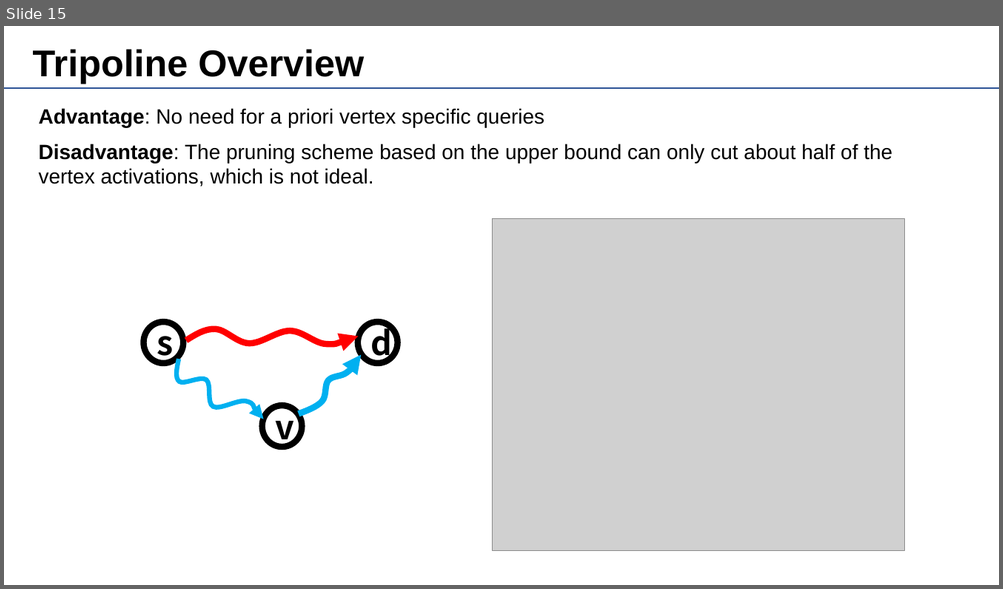
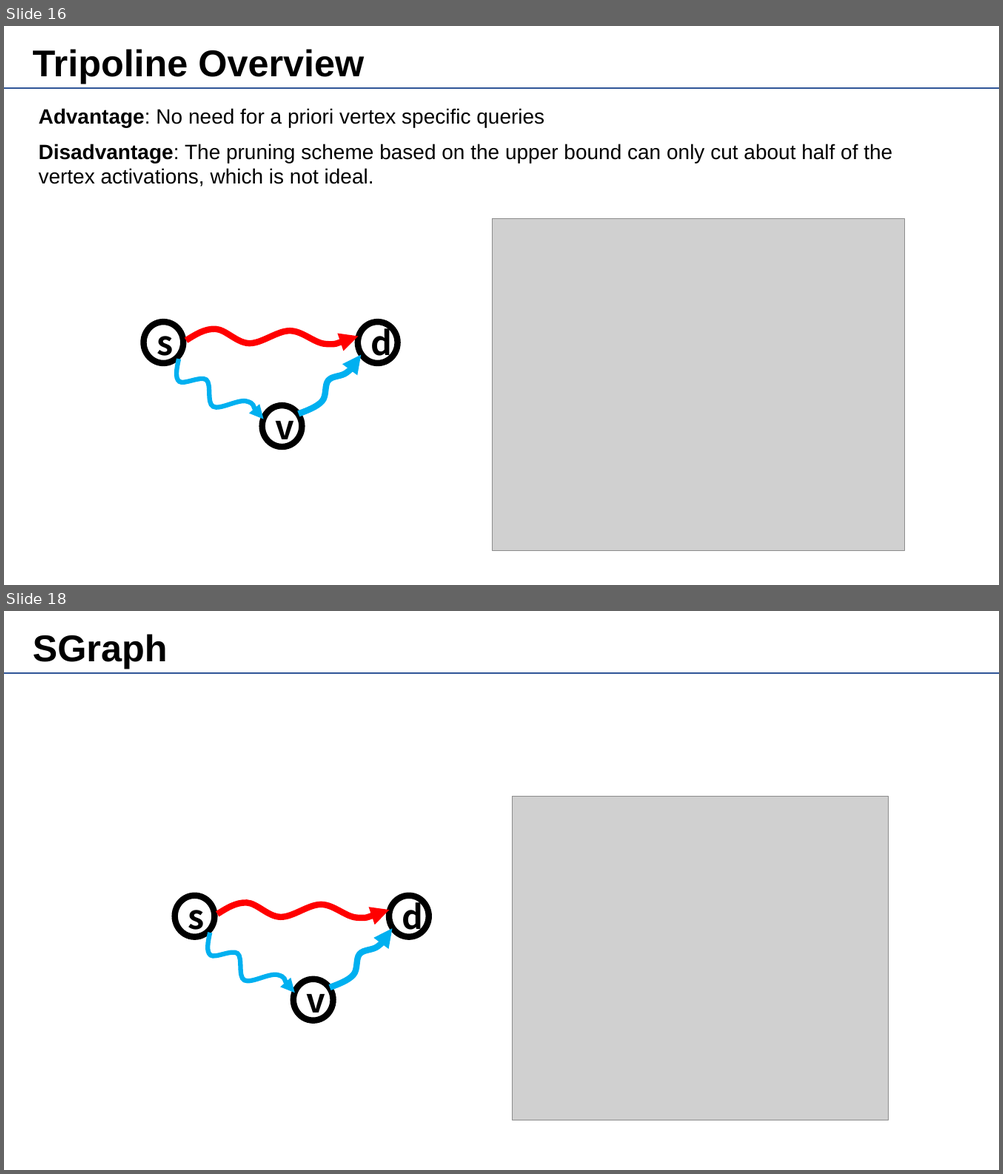
Before and after one commit to HEROhaoyu/MyDocument, a slide deck: 并发点对点查询/其它材料/PPT/GraphCPP介绍.pptx. Shown one above the other, each under a label of ours: slide 15 before the commit, slides 16 and 18 after it; the slides between them are not shown. The pictures are 1003x589 and 1003x1174 pixels, drawn with LibreOffice and Linux fonts; fonts in the diff are those of the drawing; grey boxes stand for pictures; background and template pictures are left out. Boxes give left, top, right and bottom in pixels: in the first picture for what was removed or moved away, otherwise in the second. Text is boxed around its words. In the diff, an @@ line names an element or a change of style, - is before the commit and + after.

```diff
--- a/并发点对点查询/其它材料/PPT/GraphCPP介绍.pptx
+++ b/并发点对点查询/其它材料/PPT/GraphCPP介绍.pptx
@@ slide 18 added at [4,611,999,1170], background #FFFFFF; not listed: 1 template element that a slide beside it also shows @@
@@ text added at [33,634,168,669], 36 pt, text #000000, bold @@
+SGraph
@@ picture added at [512,796,888,1120] @@
@@ group added at [175,896,429,1021]: 3 ellipses, 3 freeform shapes @@
+s
+v
+d
@@ what was slide 15 is now slide 16 @@
```
Also in this commit, not shown: 6 slides changed, 1 other slide added, 24 other files.
